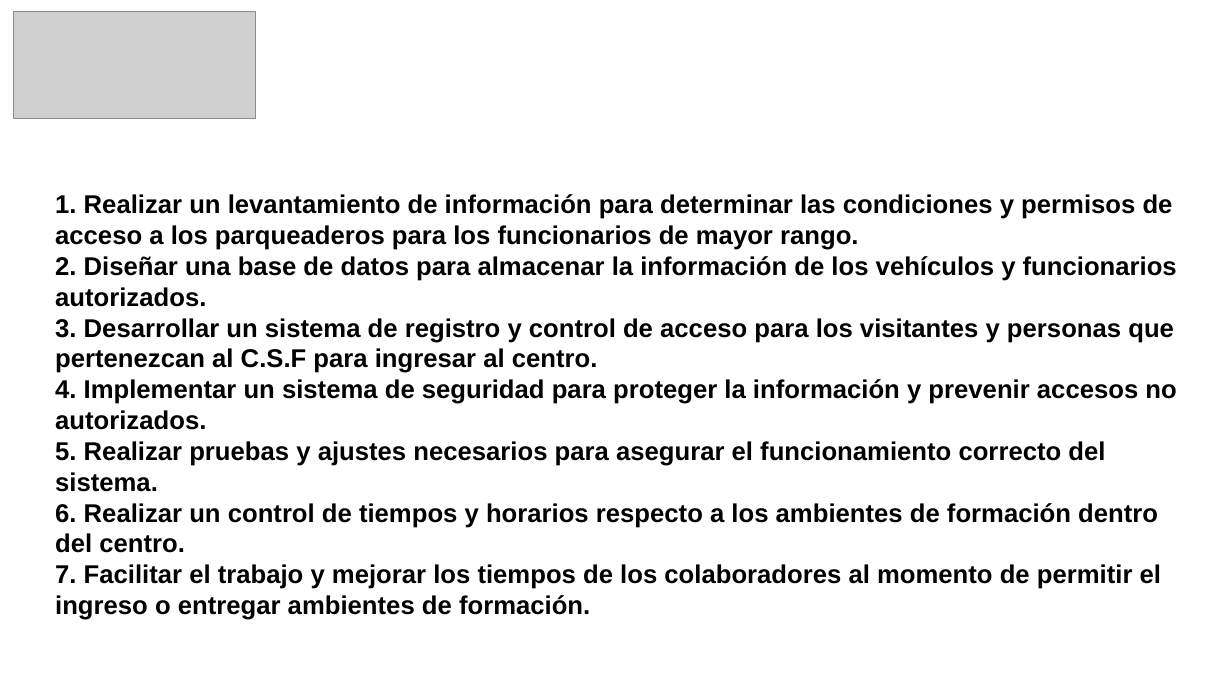
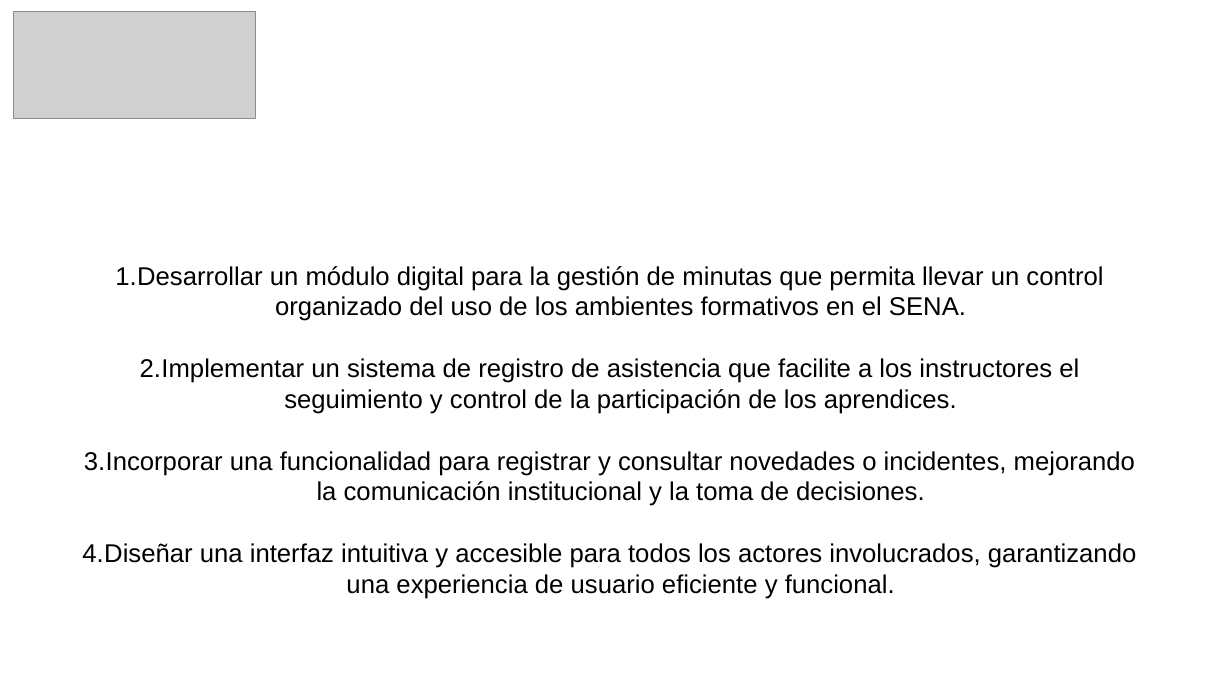
Before and after one commit to scrumteamlmack/Repositorio-de-equipo-3, a slide deck: slide 6 of Arquitectura de software/L-MACK/SUTENTACION 3B L-MACK.pptx. Drawn at 1232x693 pixels with LibreOffice and Linux fonts; fonts in the diff are those of the drawing; grey boxes stand for pictures; background and template pictures are left out. Boxes give left, top, right and bottom in pixels: in the first picture for what was removed or moved away, otherwise in the second. Text is boxed around its words. In the diff, an @@ line names an element or a change of style, - is before the commit and + after.

Commit message:
Docs: se corrigen los objetivos especificos

```diff
--- a/Arquitectura de software/L-MACK/SUTENTACION 3B L-MACK.pptx
+++ b/Arquitectura de software/L-MACK/SUTENTACION 3B L-MACK.pptx
@@ text removed at [55, 194, 1177, 620] @@
-1. Realizar un levantamiento de información para determinar las condiciones y permisos de acceso a los parqueaderos para los funcionarios de mayor rango.
-2. Diseñar una base de datos para almacenar la información de los vehículos y funcionarios autorizados.
-3. Desarrollar un sistema de registro y control de acceso para los visitantes y personas que pertenezcan al C.S.F para ingresar al centro.
-4. Implementar un sistema de seguridad para proteger la información y prevenir accesos no autorizados.
-5. Realizar pruebas y ajustes necesarios para asegurar el funcionamiento correcto del sistema.
-6. Realizar un control de tiempos y horarios respecto a los ambientes de formación dentro del centro.
-7. Facilitar el trabajo y mejorar los tiempos de los colaboradores al momento de permitir el ingreso o entregar ambientes de formación.
@@ text added at [82, 266, 1136, 599], 20 pt, text #000000 @@
+1. Desarrollar un módulo digital para la gestión de minutas que permita llevar un control organizado del uso de los ambientes formativos en el SENA.
+2. Implementar un sistema de registro de asistencia que facilite a los instructores el seguimiento y control de la participación de los aprendices.
+3. Incorporar una funcionalidad para registrar y consultar novedades o incidentes, mejorando la comunicación institucional y la toma de decisiones.
+4. Diseñar una interfaz intuitiva y accesible para todos los actores involucrados, garantizando una experiencia de usuario eficiente y funcional.
```
